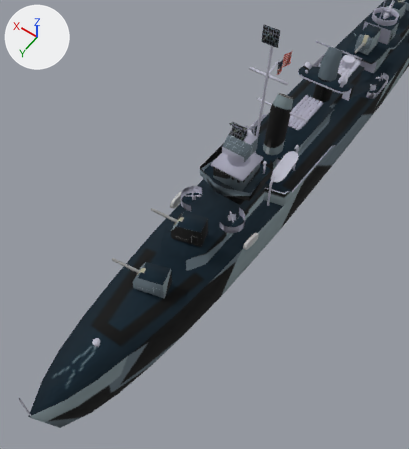
What one commit did to the glTF model models/vehicles/fletcher.glb.
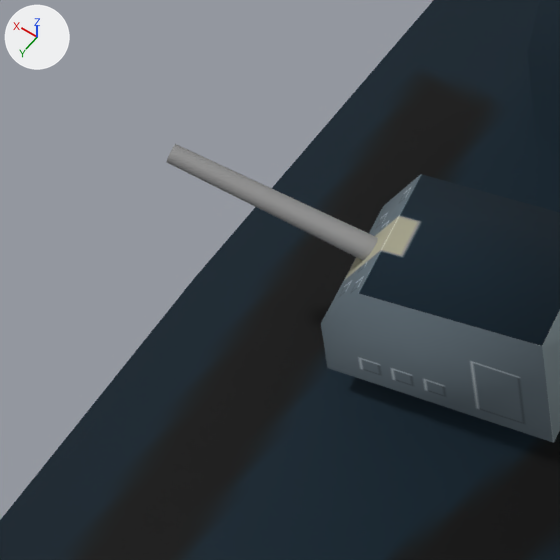
The first picture shows the older version from a 50 mm lens placed at (-85.0, 209.0, 205.9), pointed at (-6.7, 99.3, 33.6). The close-ups show the older and then the newer version on the part from 22% to 40% of the width and 53% to 70% of the height of that picture. Only the edits that show in the close-ups are written down. Lighting does not change. The marker at upper left points along +X, +Y and +Z. Where no turn or scale is listed for an object, it has been applied to the vertices.

The older version as bpy lines, for what is in view:
```python
ob_fletcher = bpy.data.objects.new('Fletcher', me_msh_fletcher)
ob_fletcher.location = (0.0, 0.0, 0.0)
ob_gun1 = bpy.data.objects.new('Gun1', me_msh_gun1)
ob_gun1.location = (0.0, 125.25, 22.87)
ob_gun1.rotation_euler = (0.0, 0.0, -1.309)  # degrees (0, 0, -75)
ob_gun1a = bpy.data.objects.new('Gun1A', me_msh_gun1a)
ob_gun1a.parent = ob_gun1
ob_gun1a.location = (0.0, 0.0, 0.0)
ob_gun1a.rotation_euler = (0.262, 0.0, 0.0)  # degrees (15, 0, 0)
```
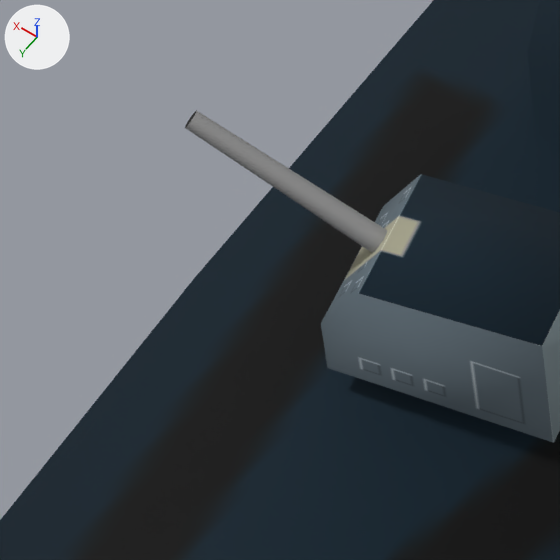
The change, as a diff of the scene's bpy script:
```diff
--- a/models/vehicles/fletcher.glb.py
+++ b/models/vehicles/fletcher.glb.py
@@ ob_gun1a @@
 ob_gun1a.location = (0.0, 0.0, 0.0)
-ob_gun1a.rotation_euler = (0.262, 0.0, 0.0)  # degrees (15, 0, 0)
+ob_gun1a.rotation_euler = (0.524, 0.0, 0.0)  # degrees (30, 0, 0)
```

Boxes [x1, y1, x2, y2] around the edits, measured in the close-ups (560 x 560 px):
'Gun1A', turned: before [167, 144, 378, 260]; after [185, 110, 387, 253]
